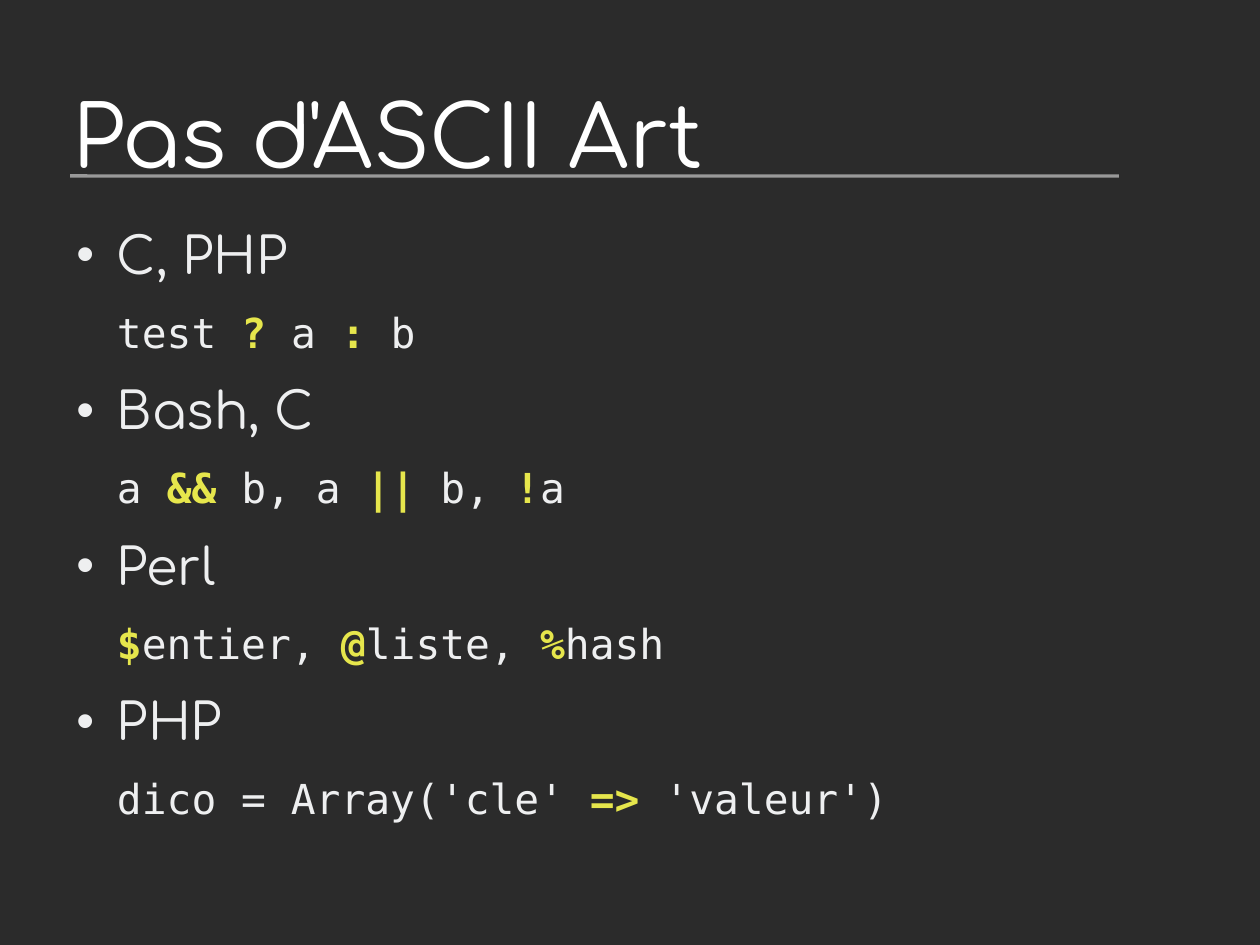
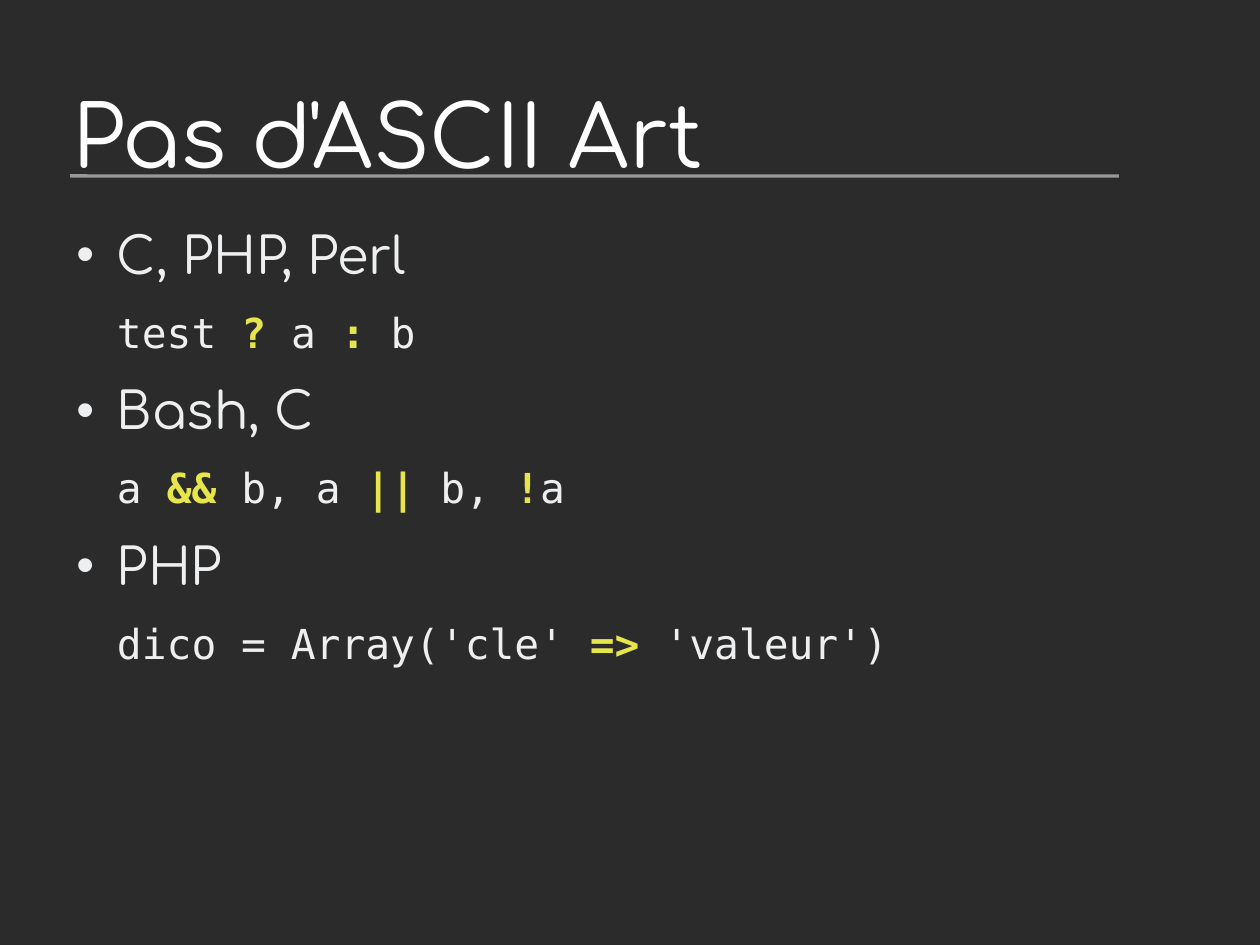
Before and after one commit to vstinner/talks, a slide deck: slide 21 of 2011-PyconFR-Rennes/langage/langage_homogene.odp (slide 20 before the commit). Drawn at 1260x945 pixels with LibreOffice and Linux fonts; fonts in the diff are those of the drawing; background and template pictures are left out; a plain dark background stands for a picture behind light text. Boxes give left, top, right and bottom in pixels: in the first picture for what was removed or moved away, otherwise in the second. Text is boxed around its words. In the diff, an @@ line names an element or a change of style, - is before the commit and + after.

```diff
--- a/2011-PyconFR-Rennes/langage/langage_homogene.odp
+++ b/2011-PyconFR-Rennes/langage/langage_homogene.odp
@@ text at (x1=117, y1=234, x2=406, y2=282): text changed @@
-• C, PHP
+• C, PHP, Perl
@@ text at (x1=117, y1=545, x2=664, y2=666): paragraphs removed @@
-• Perl
-$entier, @liste, %hash
```
Also in this commit, not shown: 6 other slides changed, 1 slide added, 3 other files.
